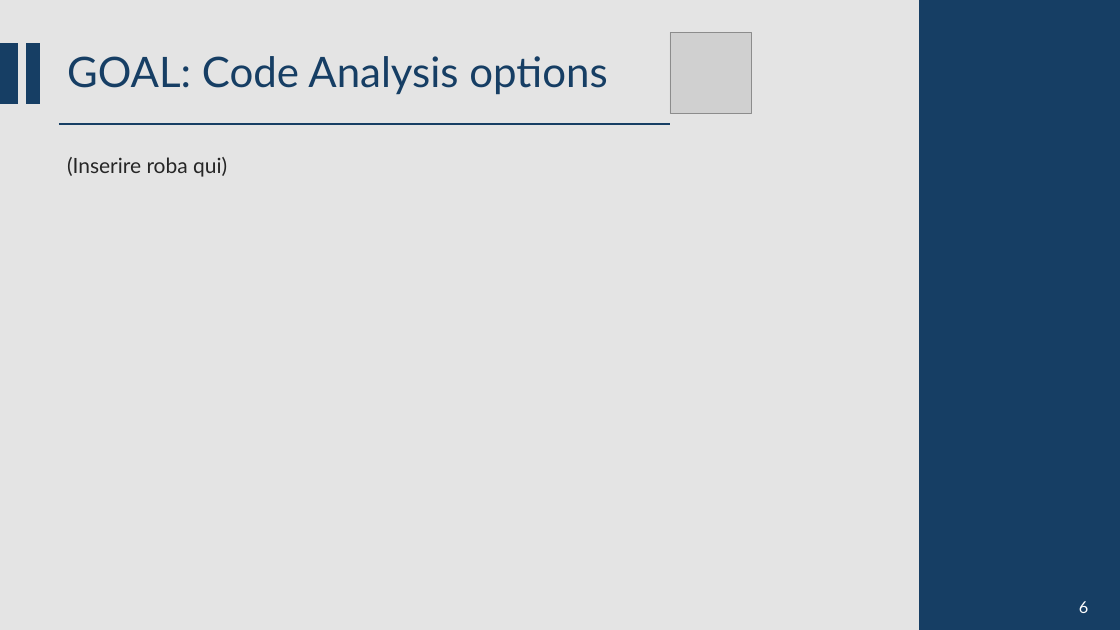
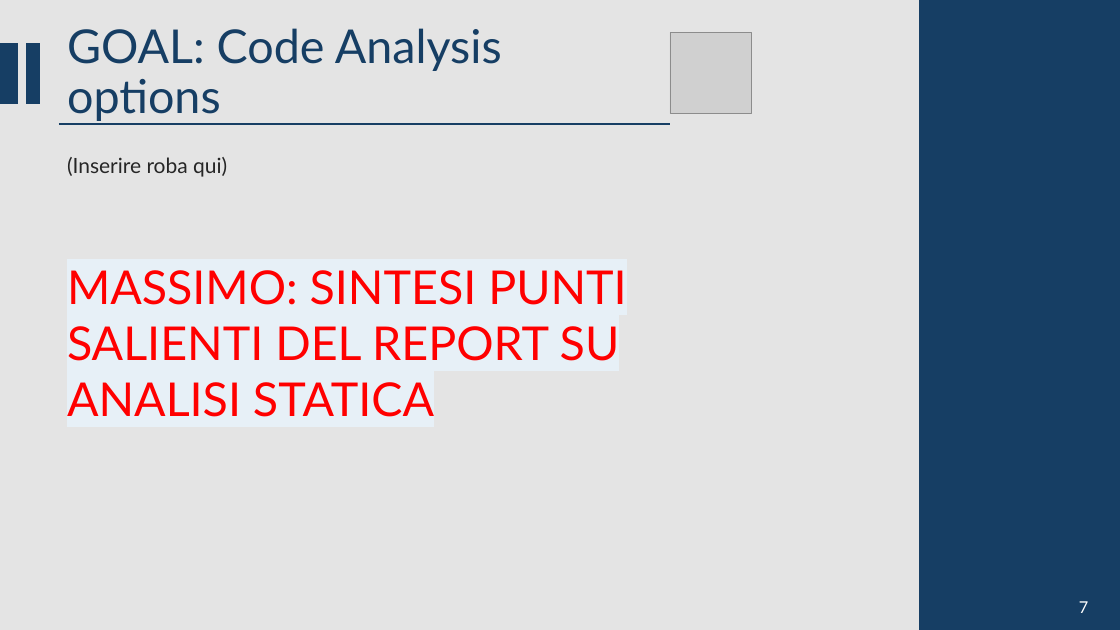
Before and after one commit to CSW-Teams/MS3-docs, a slide deck: slide 7 of ShiftsHappen/Sprint 2/CSW Sprint 2.pptm (slide 6 before the commit). Drawn at 1120x630 pixels with LibreOffice and Linux fonts; fonts in the diff are those of the drawing; grey boxes stand for pictures. Boxes give left, top, right and bottom in pixels: in the first picture for what was removed or moved away, otherwise in the second. Text is boxed around its words. In the diff, an @@ line names an element or a change of style, - is before the commit and + after.

```diff
--- a/ShiftsHappen/Sprint 2/CSW Sprint 2.pptm
+++ b/ShiftsHappen/Sprint 2/CSW Sprint 2.pptm
@@ title "GOAL: Code Analysis options" at (67,28,502,121): size 36 to 40 pt @@
@@ text added at (67,270,626,417), 40 pt, text #FF0000 @@
+MASSIMO: SINTESI PUNTI SALIENTI DEL REPORT SU ANALISI STATICA
@@ text at (1079,601,1088,613): text changed @@
-6
+7
```
Also in this commit, not shown: 6 other slides changed, 4 slides added, 1 slide removed.
